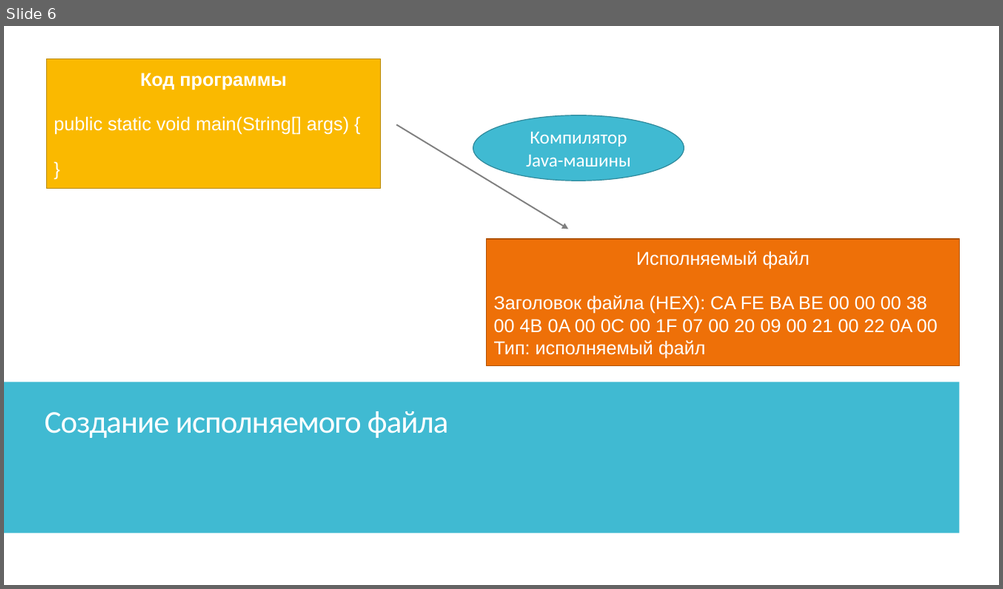
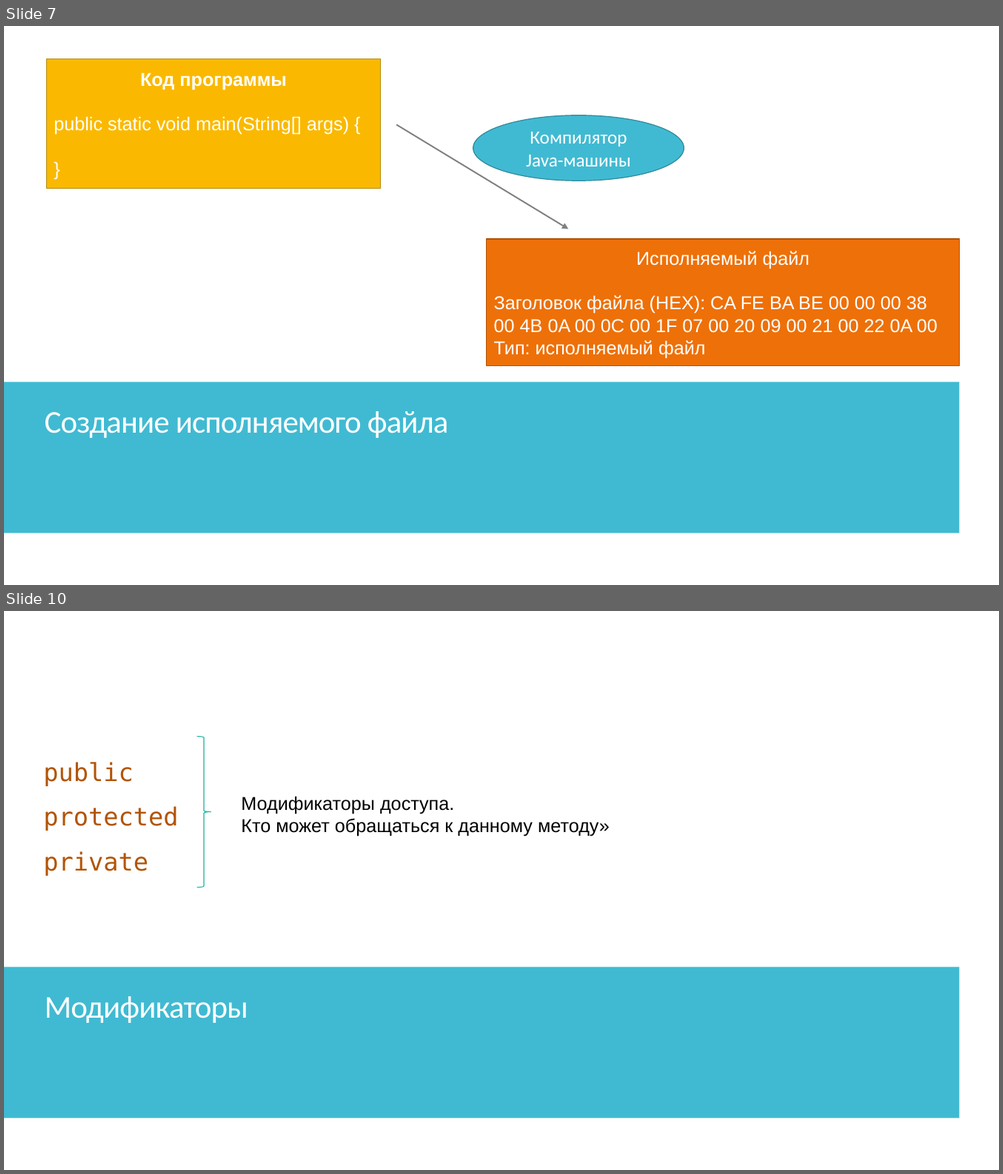
Before and after one commit to IriEfremova/LessonsCube, a slide deck: Samsung/Lesson8/ArraysPracticum.pptx. Shown one above the other, each under a label of ours: slide 6 before the commit, slides 7 and 10 after it; the slides between them are not shown. The pictures are 1003x589 and 1003x1174 pixels, drawn with LibreOffice and Linux fonts; fonts in the diff are those of the drawing. Boxes give left, top, right and bottom in pixels: in the first picture for what was removed or moved away, otherwise in the second. Text is boxed around its words. In the diff, an @@ line names an element or a change of style, - is before the commit and + after.

```diff
--- a/Samsung/Lesson8/ArraysPracticum.pptx
+++ b/Samsung/Lesson8/ArraysPracticum.pptx
@@ slide 10 added at [4,611,999,1170], background #FFFFFF; not listed: 2 template elements that a slide beside it also shows @@
@@ rectangle added at [4,611,999,1170], fill #FFFFFF @@
@@ right brace added at [197,736,211,888], outline #1AB39F 0.75 pt @@
@@ text added at [43,762,178,876], 24 pt, text #B35406 @@
+public
+protected
+private
@@ text added at [241,796,609,836], 18 pt, text #000000 @@
+Модификаторы доступа.
+Кто может обращаться к данному методу»
@@ rectangle added at [4,968,959,1119], fill #40BAD2 @@
@@ text added at [45,997,248,1023], 30.6 pt, text #FFFFFF @@
+Модификаторы
@@ what was slide 6 is now slide 7 @@
```
Also in this commit, not shown: 1 slide changed, 6 other slides added, 17 slides removed, 5 other files.
